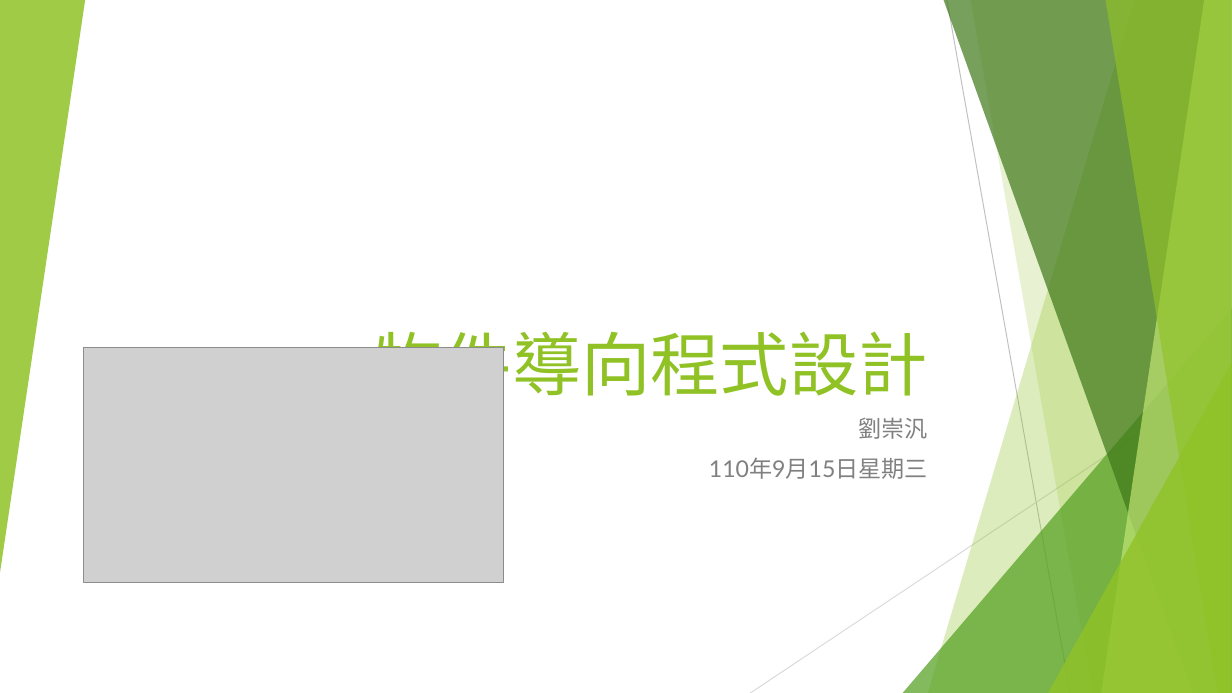
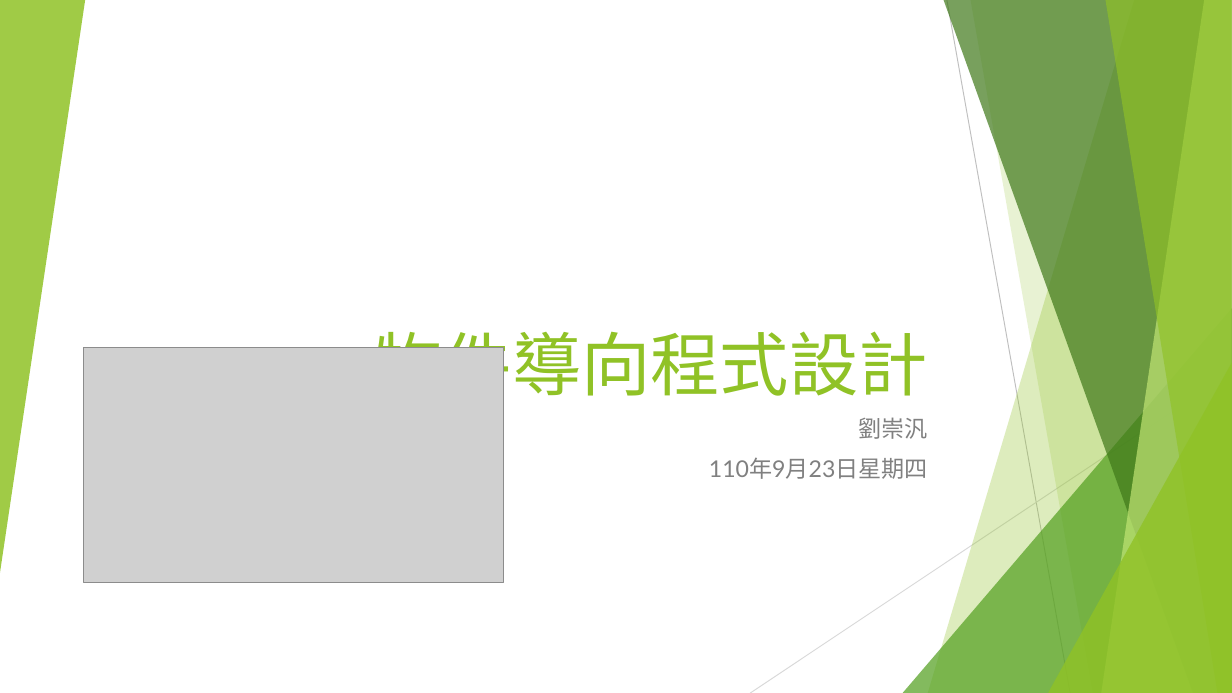
Before and after one commit to liulawsi/My_PPTs, a slide deck: slide 1 of LCC/Java/10_物件導向程式設計.pptx. Drawn at 1232x693 pixels with LibreOffice and Linux fonts; fonts in the diff are those of the drawing; grey boxes stand for pictures. Boxes give left, top, right and bottom in pixels: in the first picture for what was removed or moved away, otherwise in the second. Text is boxed around its words. In the diff, an @@ line names an element or a change of style, - is before the commit and + after.

Commit message:
20210923

```diff
--- a/LCC/Java/10_物件導向程式設計.pptx
+++ b/LCC/Java/10_物件導向程式設計.pptx
@@ subtitle at bbox=[709, 458, 928, 479]: text changed @@
-110年9月15日星期三
+110年9月23日星期四
```
